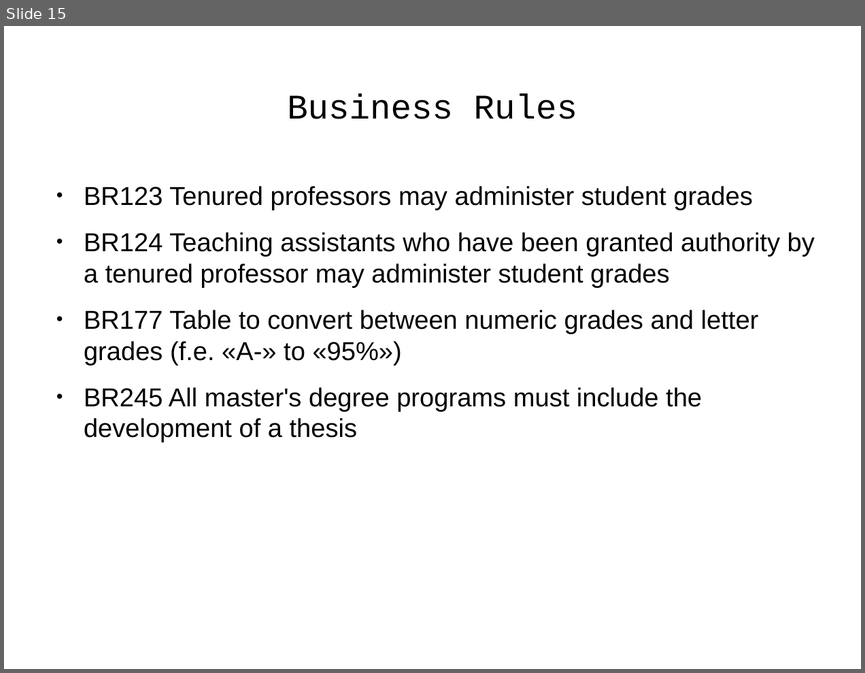
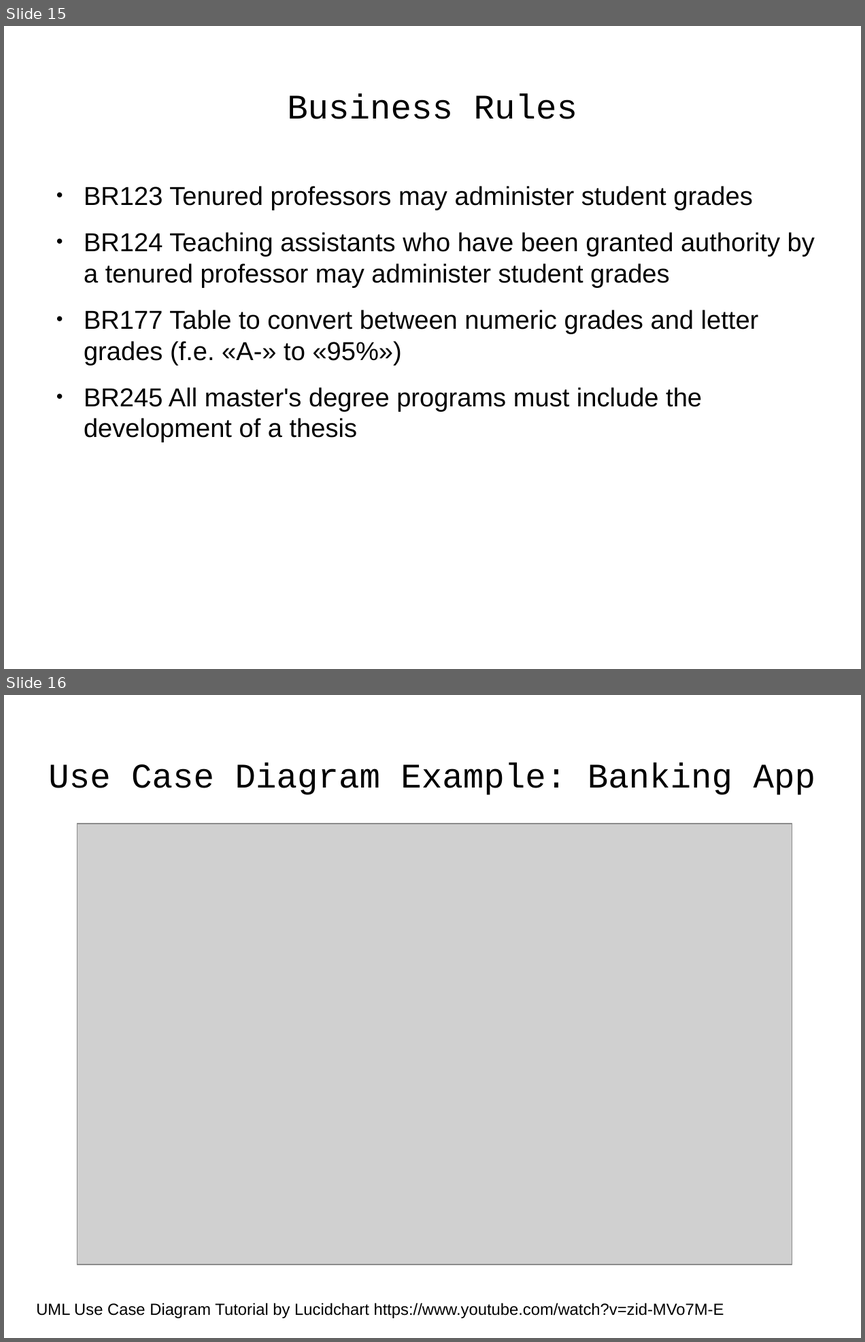
Before and after one commit to j-avdeev/EnterpriseSystemsDevelopment, a slide deck: Lec5 - UML/Enterprise System Development - lec day5 - UML.odp. Shown one above the other, each under a label of ours: slide 15 before the commit, slides 15 and 16 after it. The pictures are 865x673 and 865x1342 pixels, drawn with LibreOffice and Linux fonts; fonts in the diff are those of the drawing; grey boxes stand for pictures. Boxes give left, top, right and bottom in pixels: in the first picture for what was removed or moved away, otherwise in the second. Text is boxed around its words. In the diff, an @@ line names an element or a change of style, - is before the commit and + after.

```diff
--- a/Lec5 - UML/Enterprise System Development - lec day5 - UML.odp
+++ b/Lec5 - UML/Enterprise System Development - lec day5 - UML.odp
@@ slide 16 added at (4,695,861,1338), background #FFFFFF @@
@@ title added at (48,763,815,795), 32 pt, text #000000 @@
+Use Case Diagram Example: Banking App
@@ picture added at (77,824,792,1264) @@
@@ text added at (36,1302,724,1318), 15 pt, text #000000 @@
+UML Use Case Diagram Tutorial by Lucidchart https://www.youtube.com/watch?v=zid-MVo7M-E
```
Also in this commit, not shown: 14 other slides added, 16 other files.
